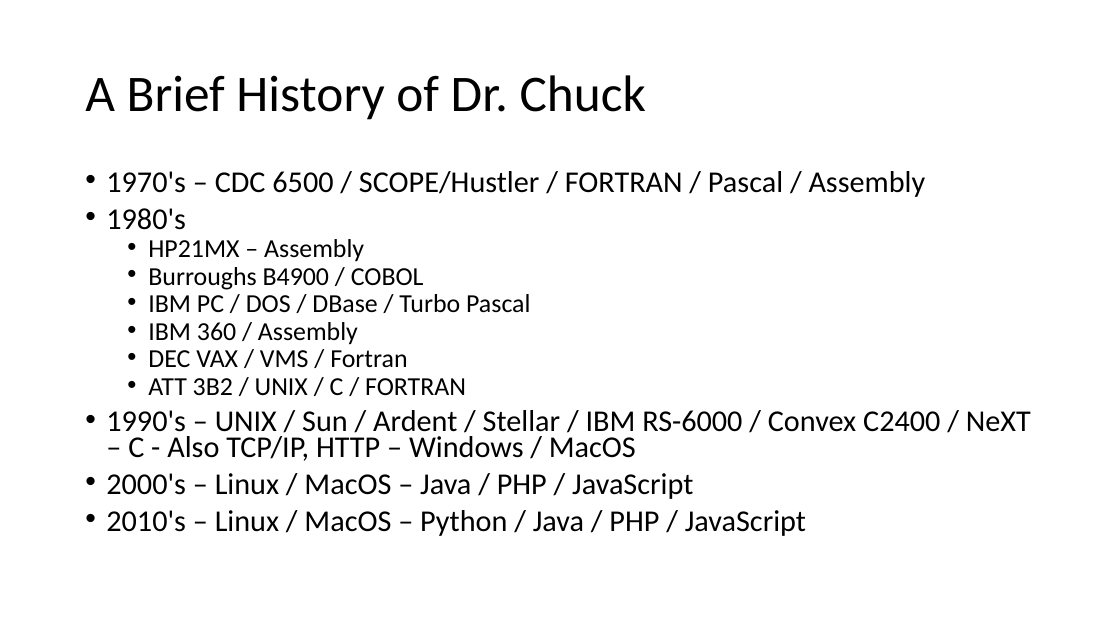
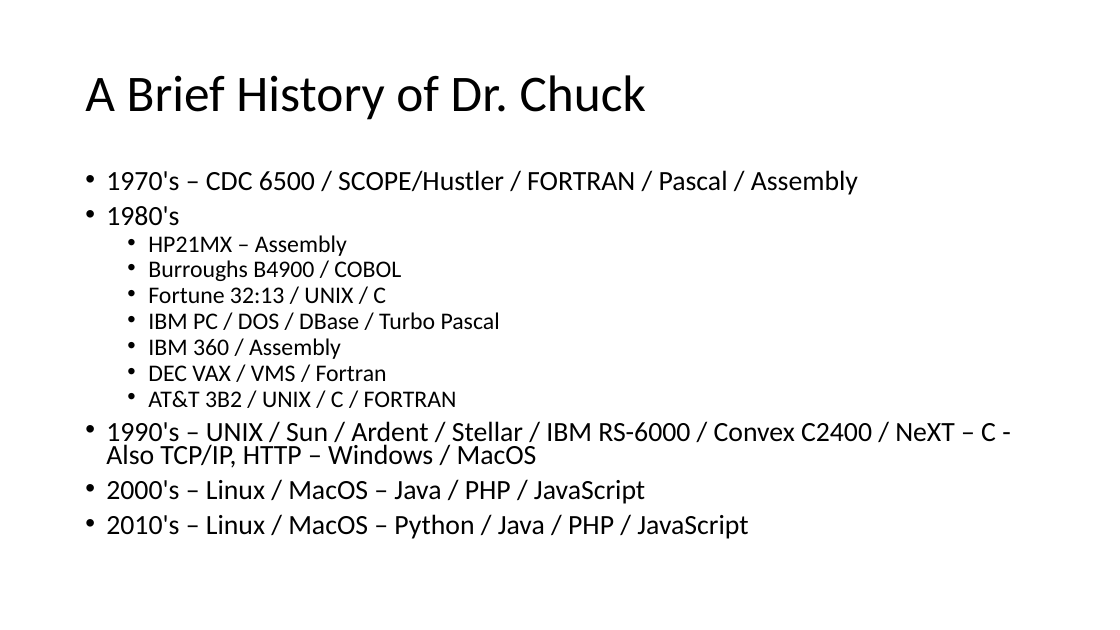
Before and after one commit to csev/cc4e, a slide deck: slide 5 of lectures/CC-01-History.pptx. Drawn at 1120x630 pixels with LibreOffice and Linux fonts; fonts in the diff are those of the drawing. Boxes give left, top, right and bottom in pixels: in the first picture for what was removed or moved away, otherwise in the second. Text is boxed around its words. In the diff, an @@ line names an element or a change of style, - is before the commit and + after.

```diff
--- a/lectures/CC-01-History.pptx
+++ b/lectures/CC-01-History.pptx
@@ text at (x1=106, y1=170, x2=996, y2=539): size 25.9 to 23.8 pt in "1970's – CDC 6500 / SCOPE/Hustler / ...", "1980's", "1990's – UNIX / Sun / Ardent ...", "2000's – Linux / MacOS – Java ..." and 1 more places; size 22.2 to 20.4 pt in "HP21MX – Assembly", "Burroughs B4900 / COBOL", "IBM PC / DOS / DBase / ...", "IBM 360 / Assembly" and 1 more places @@
@@ text at (x1=148, y1=287, x2=386, y2=303): paragraph added @@
+  • Fortune 32:13 / UNIX / C
@@ text at (x1=148, y1=390, x2=457, y2=407): text changed; size 22.2 to 20.4 pt @@
-  • ATT 3B2 / UNIX / C / FORTRAN
+  • AT&T 3B2 / UNIX / C / FORTRAN
```
Also in this commit, not shown: 2 other slides changed.
